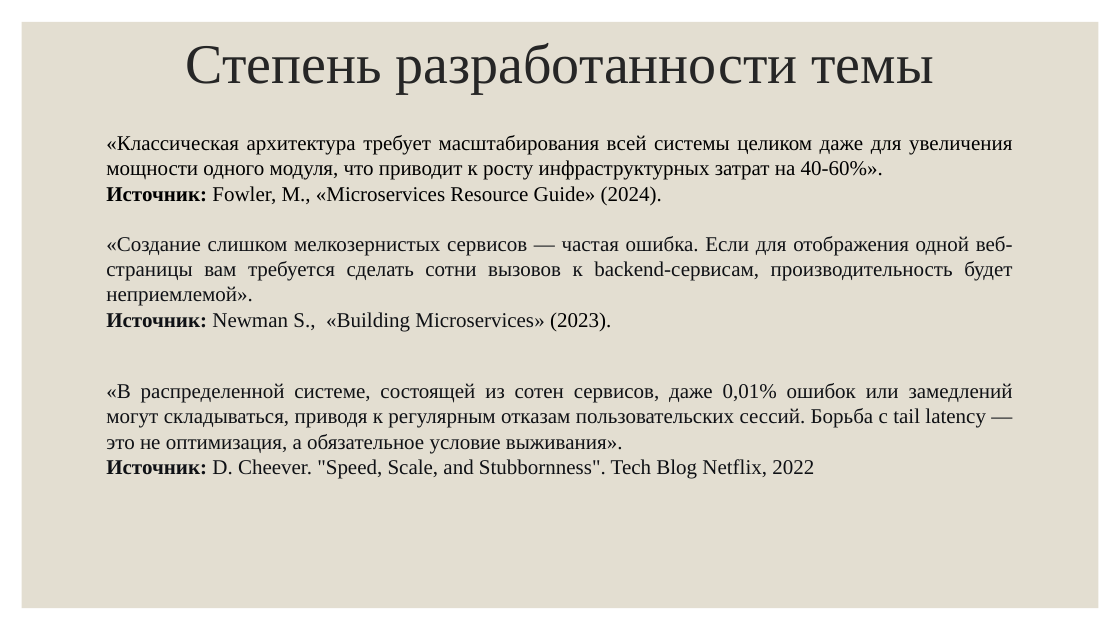
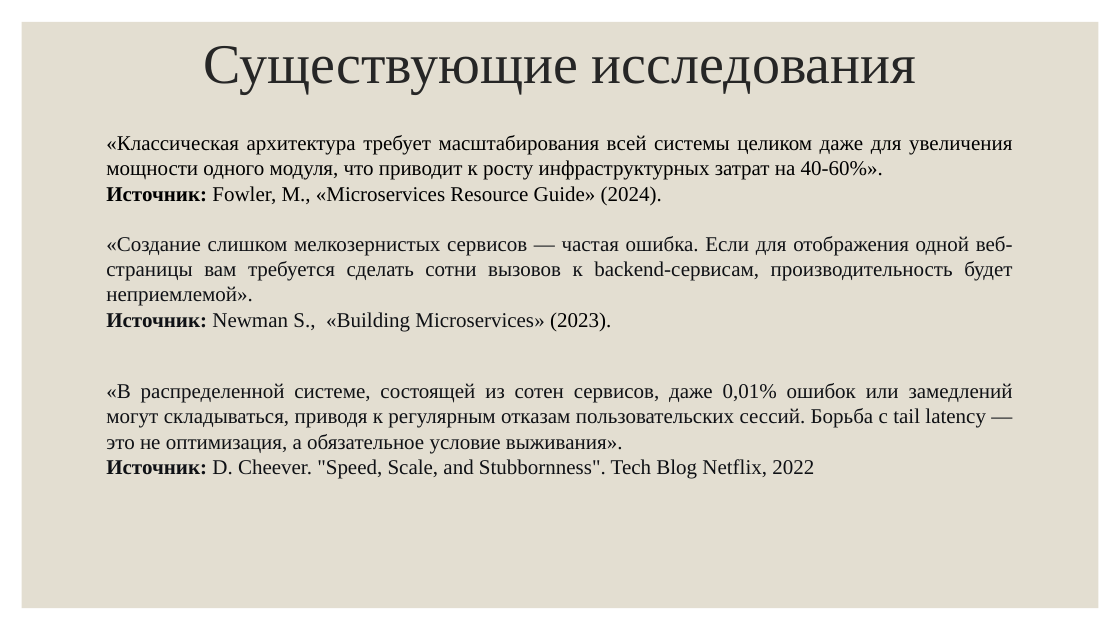
Before and after one commit to RAdKuzur/ASU, a slide deck: slide 5 of Магистерская/Предзащита.pptx. Drawn at 1120x630 pixels with LibreOffice and Linux fonts; fonts in the diff are those of the drawing. Boxes give left, top, right and bottom in pixels: in the first picture for what was removed or moved away, otherwise in the second. Text is boxed around its words. In the diff, an @@ line names an element or a change of style, - is before the commit and + after.

```diff
--- a/Магистерская/Предзащита.pptx
+++ b/Магистерская/Предзащита.pptx
@@ title at box(203, 46, 916, 94): text changed @@
-Степень разработанности темы
+Существующие исследования
```
Also in this commit, not shown: 3 other slides changed, 3 other files.
